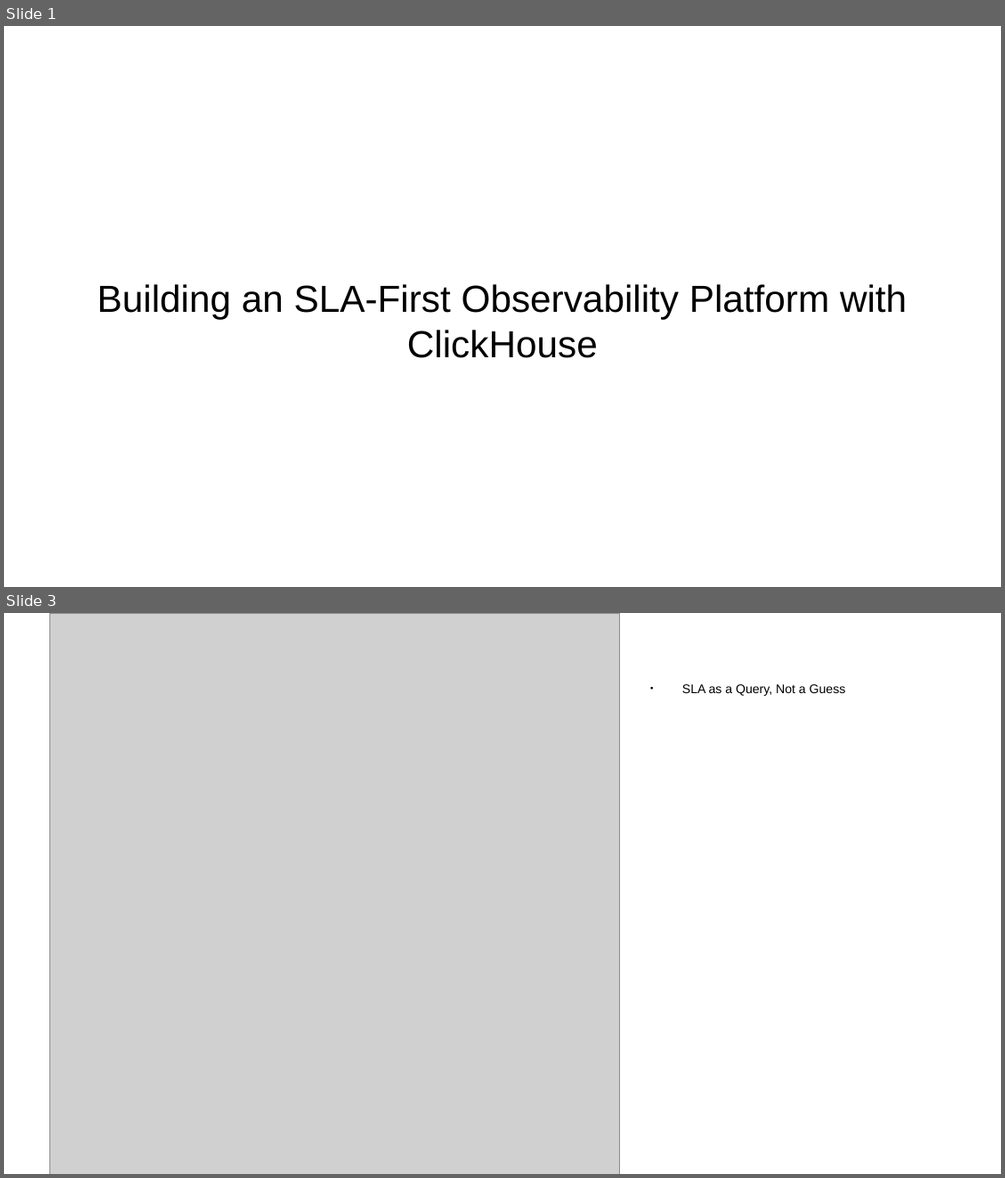
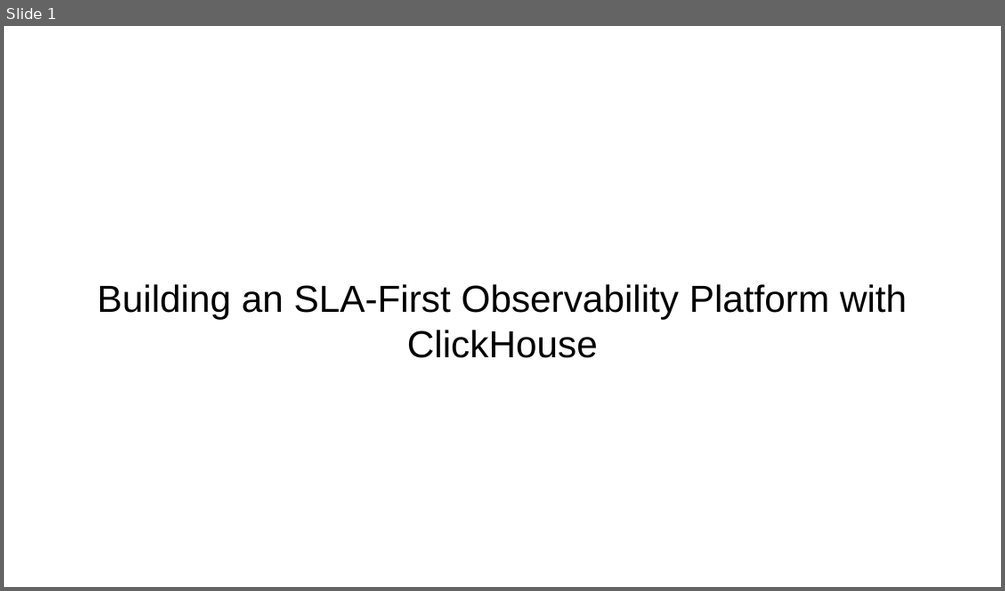
Before and after one commit to usekarma/aws-iac, a slide deck: components/clickhouse/demo/demo.odp. Shown one above the other, each under a label of ours: slides 1 and 3 before the commit, slide 1 after it; the slides between them are not shown. The pictures are 1005x1178 and 1005x591 pixels, drawn with LibreOffice and Linux fonts; fonts in the diff are those of the drawing; grey boxes stand for pictures. Boxes give left, top, right and bottom in pixels: in the first picture for what was removed or moved away, otherwise in the second. Text is boxed around its words. In the diff, an @@ line names an element or a change of style, - is before the commit and + after.

```diff
--- a/components/clickhouse/demo/demo.odp
+++ b/components/clickhouse/demo/demo.odp
@@ slide 3 removed at <box>4,613,1001,1174</box>, background #FFFFFF @@
@@ picture removed at <box>50,613,620,1174</box> @@
@@ text removed at <box>682,684,846,696</box> @@
-● SLA as a Query, Not a Guess
```
Also in this commit, not shown: 3 slides added, 2 other slides removed.
